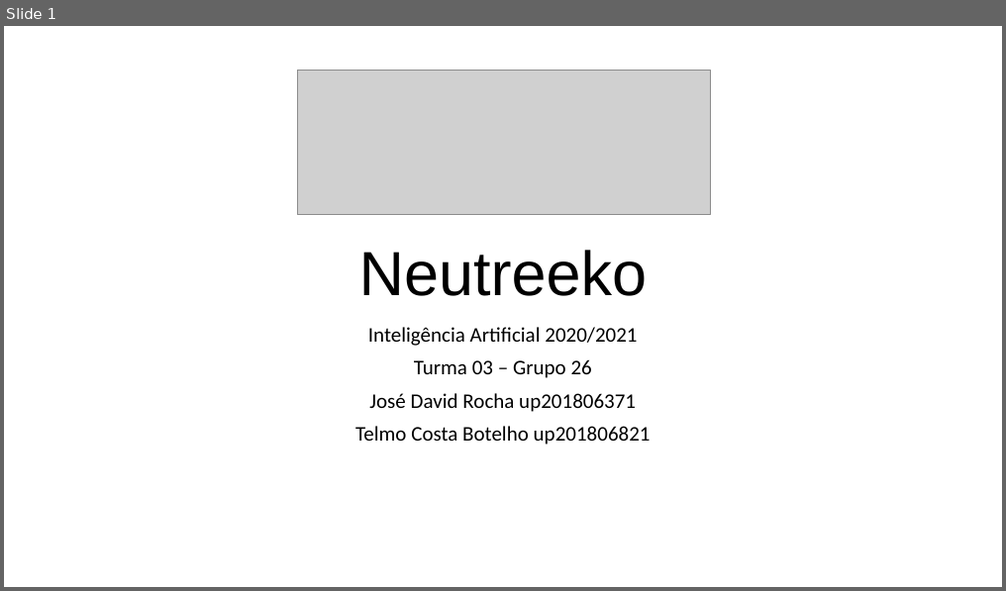
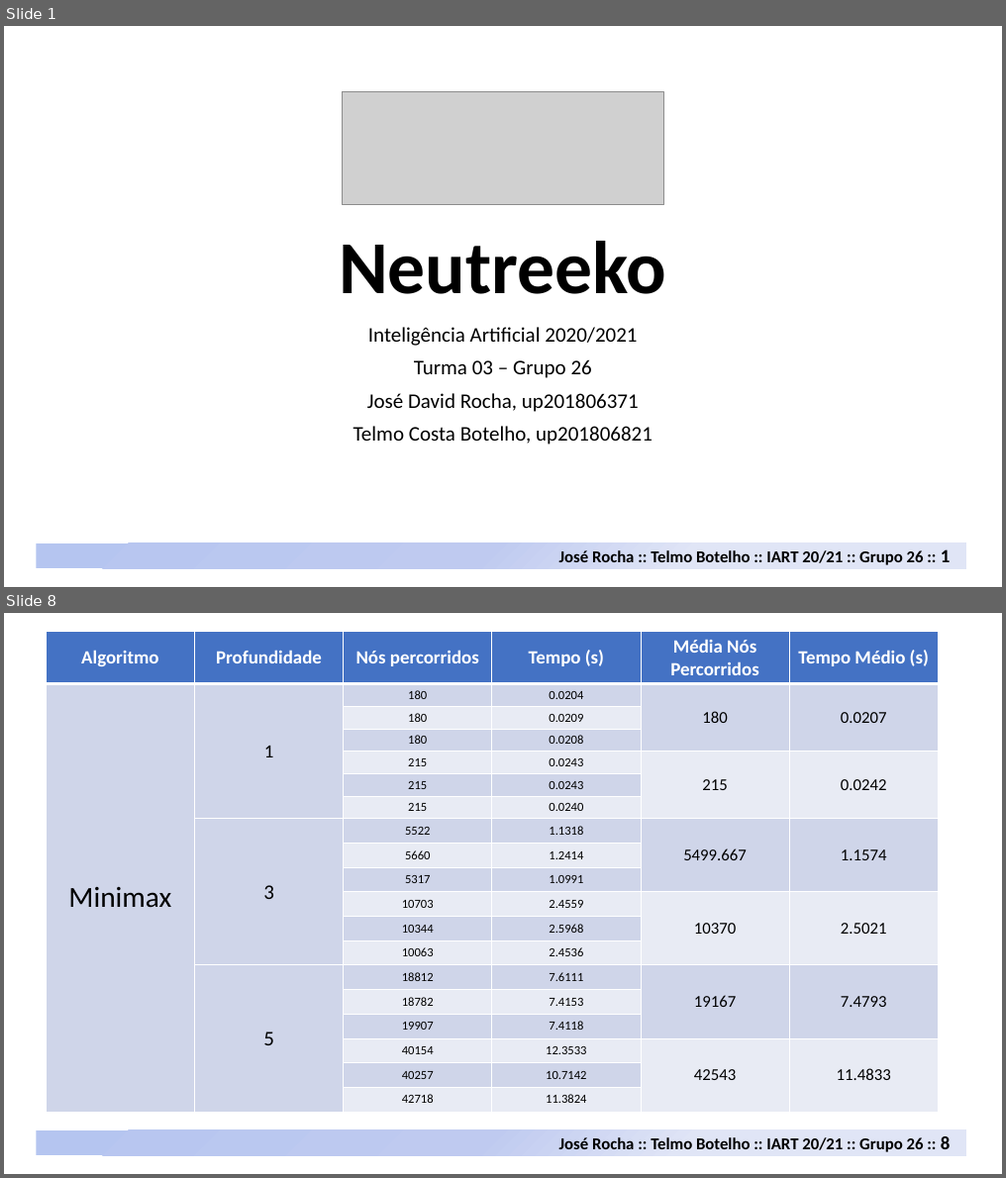
Before and after one commit to davidrocha9/FEUP-IART, a slide deck: Proj1/doc/Neutreeko.pptx. Shown one above the other, each under a label of ours: slide 1 before the commit, slides 1 and 8 after it; the slides between them are not shown. The pictures are 1006x591 and 1006x1178 pixels, drawn with LibreOffice and Linux fonts; fonts in the diff are those of the drawing; grey boxes stand for pictures. Boxes give left, top, right and bottom in pixels: in the first picture for what was removed or moved away, otherwise in the second. Text is boxed around its words. In the diff, an @@ line names an element or a change of style, - is before the commit and + after.

```diff
--- a/Proj1/doc/Neutreeko.pptx
+++ b/Proj1/doc/Neutreeko.pptx
@@ slide 8 added at box(4, 613, 1002, 1174), background #FFFFFF @@
@@ table added at box(46, 632, 940, 1112), 19 rows, 6 columns @@
+Algoritmo | Profundidade | Nós percorridos | Tempo (s) | Média Nós Percorridos | Tempo Médio (s)
+Minimax | 1 | 180 | 0.0204 | 180 | 0.0207
+ |  | 180 | 0.0209 |  | 
+ |  | 180 | 0.0208 |  | 
+ |  | 215 | 0.0243 | 215 | 0.0242
+ |  | 215 | 0.0243 |  | 
+ |  | 215 | 0.0240 |  | 
+ | 3 | 5522 | 1.1318 | 5499.667 | 1.1574
+ |  | 5660 | 1.2414 |  | 
+ |  | 5317 | 1.0991 |  | 
+ |  | 10703 | 2.4559 | 10370 | 2.5021
+ |  | 10344 | 2.5968 |  | 
+ |  | 10063 | 2.4536 |  | 
+ | 5 | 18812 | 7.6111 | 19167 | 7.4793
+ |  | 18782 | 7.4153 |  | 
+ |  | 19907 | 7.4118 |  | 
+ |  | 40154 | 12.3533 | 42543 | 11.4833
+ |  | 40257 | 10.7142 |  | 
+ |  | 42718 | 11.3824 |  | 
@@ text added at box(54, 657, 167, 683), 24 pt, text #000000, bold @@
+Estatísticas
@@ rectangle added at box(37, 1131, 966, 1156), fill gradient #B6C4F0 to #C0CBF0 to #E0E5F7 @@
@@ text added at box(559, 1137, 950, 1153), 16 pt, text #000000, bold @@
+José Rocha :: Telmo Botelho :: IART 20/21 :: Grupo 26 :: 8
@@ slide 1 changed as well @@
@@ picture: place and size @@
-picture at box(297, 71, 711, 215)
+picture at box(343, 92, 663, 205)
@@ title "Neutreeko" at box(339, 241, 666, 294): size 60 to 72 pt, font Arial to Calibri, bold on @@
@@ subtitle at box(353, 393, 652, 445): text changed @@
-José David Rocha up201806371
-Telmo Costa Botelho up201806821
+José David Rocha, up201806371
+Telmo Costa Botelho, up201806821
@@ rectangle added at box(37, 544, 966, 569), fill gradient #B6C4F0 to #C0CBF0 to #E0E5F7 @@
@@ text added at box(559, 550, 950, 566), 16 pt, text #000000, bold @@
+José Rocha :: Telmo Botelho :: IART 20/21 :: Grupo 26 :: 1
```
Also in this commit, not shown: 4 other slides changed, 4 other slides added, 1 slide removed, 5 other files.
